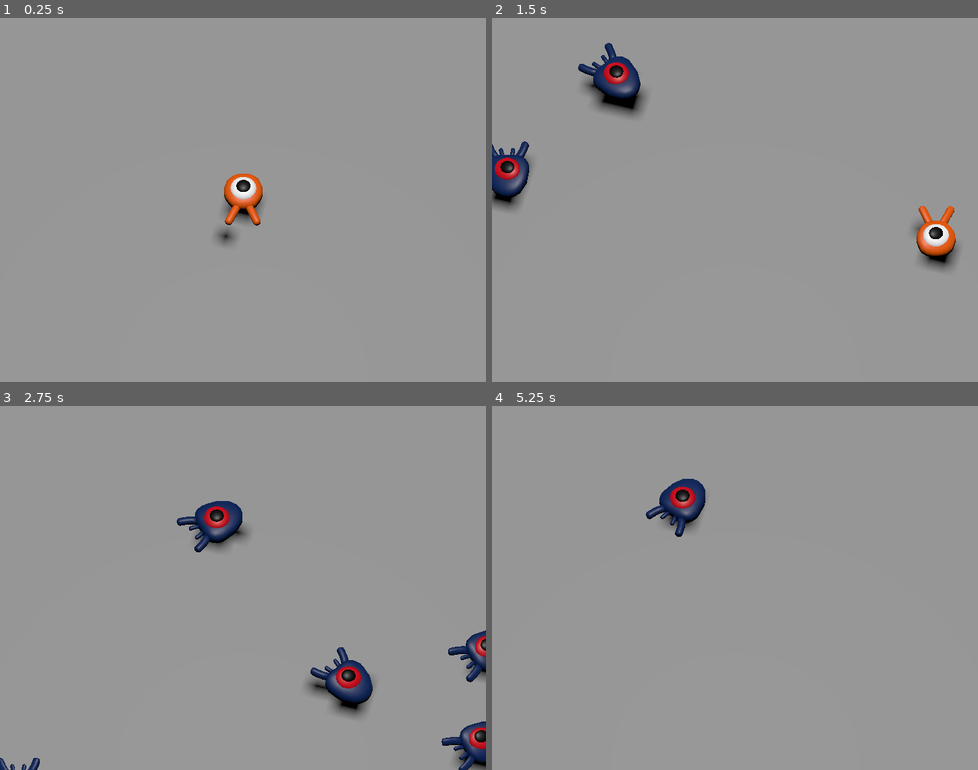
Above: before the commit, frames 1-4 (two rows, left to right).
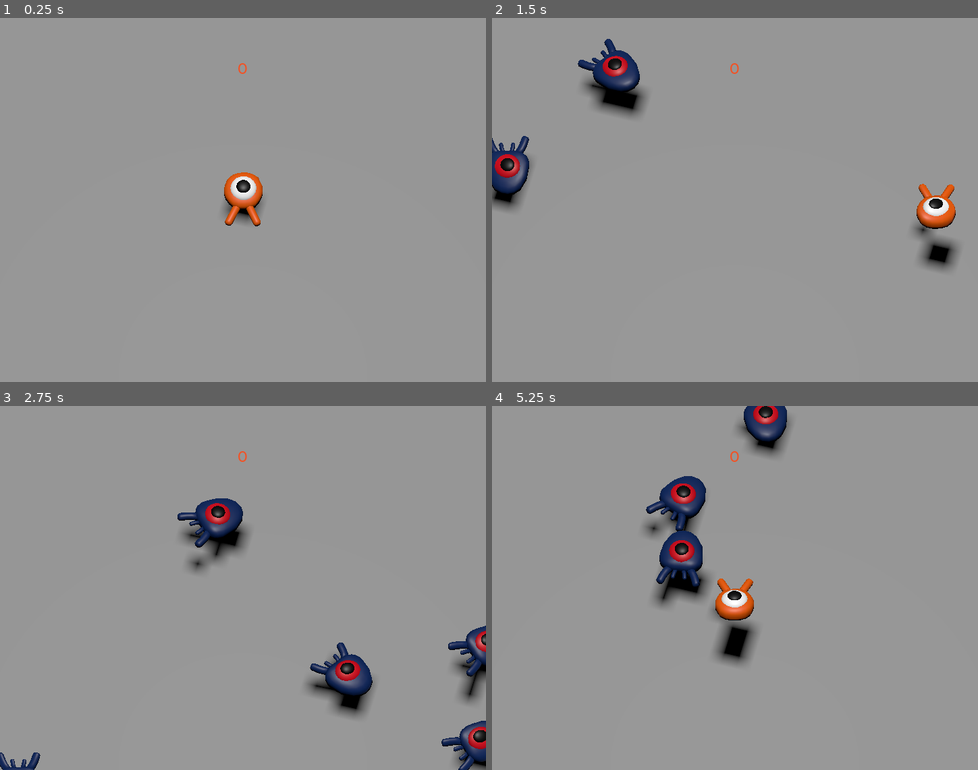
Above: after the commit, the same moments.

Repository: HandrewOltenish/Godot_Projects
Game: Godot game, scene res://main.tscn
Same seed, same stepped clock (60 frames per second), same inputs: the game is played once before the commit and once after it.
Inputs:
- Up to frame 1 (0.25 s): no input
- Up to frame 2 (1.5 s): tap Enter (retry, bound only after the commit) at 0.5 s; hold Right (move_right) 0.53-1.28 s; tap Space (jump) at 0.6, 0.77, 1.07, 1.35 s; hold Down (move_back) from 1.28 s (still down)
- Up to frame 3 (2.75 s): tap Space (jump) at 1.52, 1.82, 2.1 s; release Down (move_back) at 2.03 s; hold Right (move_right) from 2.03 s (still down)
- Up to frame 4 (5.25 s): release Right (move_right) at 2.78 s; hold Up (move_forward) 2.78-3.53 s; tap Space (jump) at 2.85, 3.02, 3.32, 3.6, 3.77, 4.07, 4.35, 4.52, 4.82, 5.1 s; hold Left (move_left) 3.53-5.03 s; tap Enter (retry, bound only after the commit) at 4.15 s; hold Down (move_back) from 5.03 s (still down)

The runs differ from the first frame. In frame 1, 0.3% of the frame differs, in the area x 44-55%, y 12-63%; in frame 2, 2.7%; in frame 3, 3.6%; in frame 4, 5.2%, in the area x 31-62%, y 0-72%.

Commit message:
Uploaded squash_the_creeps_3d_game.gif + updates

Diff:
--- a/Squash the Creeps 3D/main.gd
+++ b/Squash the Creeps 3D/main.gd
@@ -17,8 +17,18 @@
 
 	# Spawn the mob by adding it to the Main scene.
 	add_child(mob)
-
-
+	# We add a singal to the square label so we update the score upon
+	# squashing one.
+	mob.squashed.connect($UserInterface/ScoreLabel._on_mob_squashed.bind())
 
 func _on_player_hit() -> void:
 	$MobTimer.stop()
+	$UserInterface/Retry.show()
+
+func _unhandled_input(event: InputEvent) -> void:
+	if event.is_action_pressed("retry") and $UserInterface/Retry.visible:
+		# This restarts the current scene
+		get_tree().reload_current_scene()
+
+func _ready() -> void:
+	$UserInterface/Retry.hide()
--- a/Squash the Creeps 3D/main.tscn
+++ b/Squash the Creeps 3D/main.tscn
@@ -1,8 +1,10 @@
-[gd_scene load_steps=9 format=3 uid="uid://chd5ld6blof4x"]
+[gd_scene load_steps=12 format=3 uid="uid://chd5ld6blof4x"]
 
 [ext_resource type="PackedScene" uid="uid://b6kkjr3b6dypq" path="res://player.tscn" id="1_kafdk"]
 [ext_resource type="Script" path="res://main.gd" id="1_mwt3r"]
 [ext_resource type="PackedScene" uid="uid://yp241q4bflk1" path="res://mob.tscn" id="2_xjwbx"]
+[ext_resource type="FontFile" uid="uid://lf2dpe6yug0f" path="res://fonts/Montserrat-Medium.ttf" id="4_texiw"]
+[ext_resource type="Script" path="res://score_label.gd" id="5_jrb7l"]
 
 [sub_resource type="BoxShape3D" id="BoxShape3D_x2nus"]
 size = Vector3(60, 2, 60)
@@ -22,6 +24,10 @@
 "tilts": PackedFloat32Array(0, 0, 0, 0, 0)
 }
 point_count = 5
+
+[sub_resource type="Theme" id="Theme_j5vxx"]
+default_font = ExtResource("4_texiw")
+default_font_size = 22
 
 [node name="Main" type="Node"]
 script = ExtResource("1_mwt3r")
@@ -80,5 +86,53 @@
 wait_time = 0.5
 autostart = true
 
+[node name="UserInterface" type="Control" parent="."]
+layout_mode = 3
+anchors_preset = 15
+anchor_right = 1.0
+anchor_bottom = 1.0
+grow_horizontal = 2
+grow_vertical = 2
+theme = SubResource("Theme_j5vxx")
+
+[node name="ScoreLabel" type="Label" parent="UserInterface"]
+layout_mode = 1
+anchors_preset = 5
+anchor_left = 0.5
+anchor_right = 0.5
+offset_left = -20.0
+offset_top = 61.0
+offset_right = 20.0
+offset_bottom = 84.0
+grow_horizontal = 2
+theme_override_colors/font_color = Color(0.945098, 0.321569, 0.145098, 1)
+text = "0"
+horizontal_alignment = 1
+script = ExtResource("5_jrb7l")
+
+[node name="Retry" type="ColorRect" parent="UserInterface"]
+layout_mode = 1
+anchors_preset = 15
+anchor_right = 1.0
+anchor_bottom = 1.0
+grow_horizontal = 2
+grow_vertical = 2
+color = Color(0.980392, 0.431373, 0.494118, 0.333333)
+
+[node name="Label" type="Label" parent="UserInterface/Retry"]
+layout_mode = 1
+anchors_preset = 8
+anchor_left = 0.5
+anchor_top = 0.5
+anchor_right = 0.5
+anchor_bottom = 0.5
+offset_left = -110.5
+offset_top = -14.0
+offset_right = 110.5
+offset_bottom = 14.0
+grow_horizontal = 2
+grow_vertical = 2
+text = "Press Enter to Retry"
+
 [connection signal="hit" from="Player" to="." method="_on_player_hit"]
 [connection signal="timeout" from="MobTimer" to="." method="_on_mob_timer_timeout"]
--- a/Squash the Creeps 3D/mob.gd
+++ b/Squash the Creeps 3D/mob.gd
@@ -8,7 +8,7 @@
 # Emitted when the player jumped on the mob
 signal squashed
 
-func _physics_process(delta: float) -> void:
+func _physics_process(_delta: float) -> void:
 	move_and_slide()
 # This function will be called from the main scene.
 func initialize(start_position, player_position):
@@ -30,6 +30,7 @@
 	# We then rotate the velocity vector based on the mob's Y rotation
 	# in order to move in the direcetion the mob is looking.
 	velocity = velocity.rotated(Vector3.UP, rotation.y)
+	$Pivot/Character/AnimationPlayer.speed_scale = random_speed / min_speed
 
 
 func _on_visible_on_screen_notifier_3d_screen_exited() -> void:
--- a/Squash the Creeps 3D/mob.tscn
+++ b/Squash the Creeps 3D/mob.tscn
@@ -1,12 +1,47 @@
-[gd_scene load_steps=4 format=3 uid="uid://yp241q4bflk1"]
+[gd_scene load_steps=6 format=3 uid="uid://yp241q4bflk1"]
 
 [ext_resource type="Script" path="res://mob.gd" id="1_dja58"]
 [ext_resource type="PackedScene" uid="uid://c70ysfdaknvme" path="res://art/mob.glb" id="2_qwx56"]
+
+[sub_resource type="Animation" id="Animation_vknym"]
+resource_name = "float"
+length = 1.2
+loop_mode = 1
+tracks/0/type = "value"
+tracks/0/imported = false
+tracks/0/enabled = true
+tracks/0/path = NodePath(".:position")
+tracks/0/interp = 1
+tracks/0/loop_wrap = true
+tracks/0/keys = {
+"times": PackedFloat32Array(0.3, 0.5, 0.7, 1.2),
+"transitions": PackedFloat32Array(0.435275, 2.37841, 1, 1),
+"update": 0,
+"values": [Vector3(0, 0, 0), Vector3(0, 0.65, 0), Vector3(0, 0.52, 0), Vector3(0, 0.35, 0)]
+}
+tracks/1/type = "value"
+tracks/1/imported = false
+tracks/1/enabled = true
+tracks/1/path = NodePath(".:rotation")
+tracks/1/interp = 1
+tracks/1/loop_wrap = true
+tracks/1/keys = {
+"times": PackedFloat32Array(0.1, 0.5, 1.2),
+"transitions": PackedFloat32Array(0.435275, 0.482968, 1),
+"update": 0,
+"values": [Vector3(0, 0, 0), Vector3(0.139626, 0, 0), Vector3(-0.15708, 0, 0)]
+}
+
+[sub_resource type="AnimationLibrary" id="AnimationLibrary_mhccs"]
+_data = {
+"float": SubResource("Animation_vknym")
+}
 
 [sub_resource type="BoxShape3D" id="BoxShape3D_lw2xi"]
 size = Vector3(1.6, 1.1, 1.8)
 
 [node name="Mob" type="CharacterBody3D" groups=["mob"]]
+transform = Transform3D(1, 0, 0, 0, 0.987688, 0.156434, 0, -0.156434, 0.987688, 0, 0.35, 0)
 collision_layer = 2
 collision_mask = 4
 script = ExtResource("1_dja58")
@@ -14,6 +49,13 @@
 [node name="Pivot" type="Node3D" parent="."]
 
 [node name="Character" parent="Pivot" instance=ExtResource("2_qwx56")]
+transform = Transform3D(1, 0, 0, 0, 0.987688, 0.156434, 0, -0.156434, 0.987688, 0, 0.35, 0)
+
+[node name="AnimationPlayer" type="AnimationPlayer" parent="Pivot/Character"]
+libraries = {
+"": SubResource("AnimationLibrary_mhccs")
+}
+autoplay = "float"
 
 [node name="CollisionShape3D" type="CollisionShape3D" parent="."]
 transform = Transform3D(1, 0, 0, 0, 1, 0, 0, 0, 1, 0, 0.349, 0)
--- /dev/null
+++ b/Squash the Creeps 3D/music_player.tscn
@@ -0,0 +1,7 @@
+[gd_scene load_steps=2 format=3 uid="uid://6f34w0udsdrf"]
+
+[ext_resource type="AudioStream" uid="uid://dktiysmqpvjbn" path="res://art/House In a Forest Loop.ogg" id="1_a8wo7"]
+
+[node name="MusicPlayer" type="AudioStreamPlayer"]
+stream = ExtResource("1_a8wo7")
+autoplay = true
--- a/Squash the Creeps 3D/player.gd
+++ b/Squash the Creeps 3D/player.gd
@@ -48,21 +48,26 @@
 				target_velocity.y = bounce_impulse
 				# Prevent further duplicate calls
 				break
-# In 3D the XZ plane is the ground plane.
+	# In 3D the XZ plane is the ground plane.
 	if direction != Vector3.ZERO:
 		direction = direction.normalized()
 		# Settign the basis property will affect the rotation of the node.
 		$Pivot.basis = Basis.looking_at(direction)
+		# When player movees, modify playback speed x4
+		$Pivot/Character/AnimationPlayer.speed_scale = 4
+		# When idle, reset the speed to normal
+	else:
+		$Pivot/Character/AnimationPlayer.speed_scale = 1
 	# Ground Vekocity
 	target_velocity.x = direction.x * speed
 	target_velocity.z = direction.z * speed
 	# Vertical velocity
 	if not is_on_floor(): # If in the air, fall
-		target_velocity.y = direction.y - (fall_acceleration * delta)
-
+		target_velocity.y = target_velocity.y - (fall_acceleration * delta)
 	# Moving the character
 	velocity = target_velocity
 	move_and_slide()
+	$Pivot.rotation.x = PI / 6 * velocity.y / jump_impulse
 
 func die():
 	hit.emit()
--- a/Squash the Creeps 3D/player.tscn
+++ b/Squash the Creeps 3D/player.tscn
@@ -1,7 +1,69 @@
-[gd_scene load_steps=5 format=3 uid="uid://b6kkjr3b6dypq"]
+[gd_scene load_steps=8 format=3 uid="uid://b6kkjr3b6dypq"]
 
 [ext_resource type="Script" path="res://player.gd" id="1_brdlt"]
 [ext_resource type="PackedScene" uid="uid://dyenj40ixephj" path="res://art/player.glb" id="1_dmyxe"]
+
+[sub_resource type="Animation" id="Animation_hlx3y"]
+resource_name = "float"
+length = 1.2
+loop_mode = 1
+tracks/0/type = "value"
+tracks/0/imported = false
+tracks/0/enabled = true
+tracks/0/path = NodePath(".:position")
+tracks/0/interp = 1
+tracks/0/loop_wrap = true
+tracks/0/keys = {
+"times": PackedFloat32Array(0.3, 0.5, 0.7, 1.2),
+"transitions": PackedFloat32Array(0.435275, 2.37841, 1, 1),
+"update": 0,
+"values": [Vector3(0, 0, 0), Vector3(0, 0.65, 0), Vector3(0, 0.52, 0), Vector3(0, 0.35, 0)]
+}
+tracks/1/type = "value"
+tracks/1/imported = false
+tracks/1/enabled = true
+tracks/1/path = NodePath(".:rotation")
+tracks/1/interp = 1
+tracks/1/loop_wrap = true
+tracks/1/keys = {
+"times": PackedFloat32Array(0.1, 0.5, 1.2),
+"transitions": PackedFloat32Array(0.435275, 0.482968, 1),
+"update": 0,
+"values": [Vector3(0, 0, 0), Vector3(0.139626, 0, 0), Vector3(-0.15708, 0, 0)]
+}
+
+[sub_resource type="Animation" id="Animation_mj0ve"]
+length = 0.001
+tracks/0/type = "value"
+tracks/0/imported = false
+tracks/0/enabled = true
+tracks/0/path = NodePath(".:position")
+tracks/0/interp = 1
+tracks/0/loop_wrap = true
+tracks/0/keys = {
+"times": PackedFloat32Array(0),
+"transitions": PackedFloat32Array(1),
+"update": 0,
+"values": [Vector3(0, 0, 0)]
+}
+tracks/1/type = "value"
+tracks/1/imported = false
+tracks/1/enabled = true
+tracks/1/path = NodePath(".:rotation")
+tracks/1/interp = 1
+tracks/1/loop_wrap = true
+tracks/1/keys = {
+"times": PackedFloat32Array(0),
+"transitions": PackedFloat32Array(1),
+"update": 0,
+"values": [Vector3(0, 0, 0)]
+}
+
+[sub_resource type="AnimationLibrary" id="AnimationLibrary_66ub5"]
+_data = {
+"RESET": SubResource("Animation_mj0ve"),
+"float": SubResource("Animation_hlx3y")
+}
 
 [sub_resource type="SphereShape3D" id="SphereShape3D_1gvhl"]
 margin = 0.0
@@ -12,12 +74,19 @@
 radius = 1.2
 
 [node name="Player" type="CharacterBody3D"]
+transform = Transform3D(1, 0, 0, 0, 0.987688, 0.156434, 0, -0.156434, 0.987688, 0, 0.35, 0)
 collision_mask = 6
 script = ExtResource("1_brdlt")
 
 [node name="Pivot" type="Node3D" parent="."]
 
 [node name="Character" parent="Pivot" instance=ExtResource("1_dmyxe")]
+
+[node name="AnimationPlayer" type="AnimationPlayer" parent="Pivot/Character"]
+libraries = {
+"": SubResource("AnimationLibrary_66ub5")
+}
+autoplay = "float"
 
 [node name="CollisionShape3D" type="CollisionShape3D" parent="."]
 transform = Transform3D(1, 0, 0, 0, 1, 0, 0, 0, 1, 0, 0.5, 0)
--- a/Squash the Creeps 3D/project.godot
+++ b/Squash the Creeps 3D/project.godot
@@ -14,6 +14,10 @@
 run/main_scene="res://main.tscn"
 config/features=PackedStringArray("4.3")
 config/icon="res://icon.png"
+
+[autoload]
+
+MusicPlayer="*res://music_player.tscn"
 
 [display]
 
@@ -56,6 +60,11 @@
 , Object(InputEventJoypadButton,"resource_local_to_scene":false,"resource_name":"","device":-1,"button_index":0,"pressure":0.0,"pressed":false,"script":null)
 ]
 }
+retry={
+"deadzone": 0.5,
+"events": [Object(InputEventKey,"resource_local_to_scene":false,"resource_name":"","device":-1,"window_id":0,"alt_pressed":false,"shift_pressed":false,"ctrl_pressed":false,"meta_pressed":false,"pressed":false,"keycode":0,"physical_keycode":4194309,"key_label":0,"unicode":0,"location":0,"echo":false,"script":null)
+]
+}
 
 [layer_names]
 
--- /dev/null
+++ b/Squash the Creeps 3D/score_label.gd
@@ -0,0 +1,7 @@
+extends Label
+
+var score = 0
+
+func _on_mob_squashed():
+	score += 1
+	text = "Score: %s" % score
Not shown, added: Squash the Creeps 3D/squash_the_creeps_3d_game.gif
